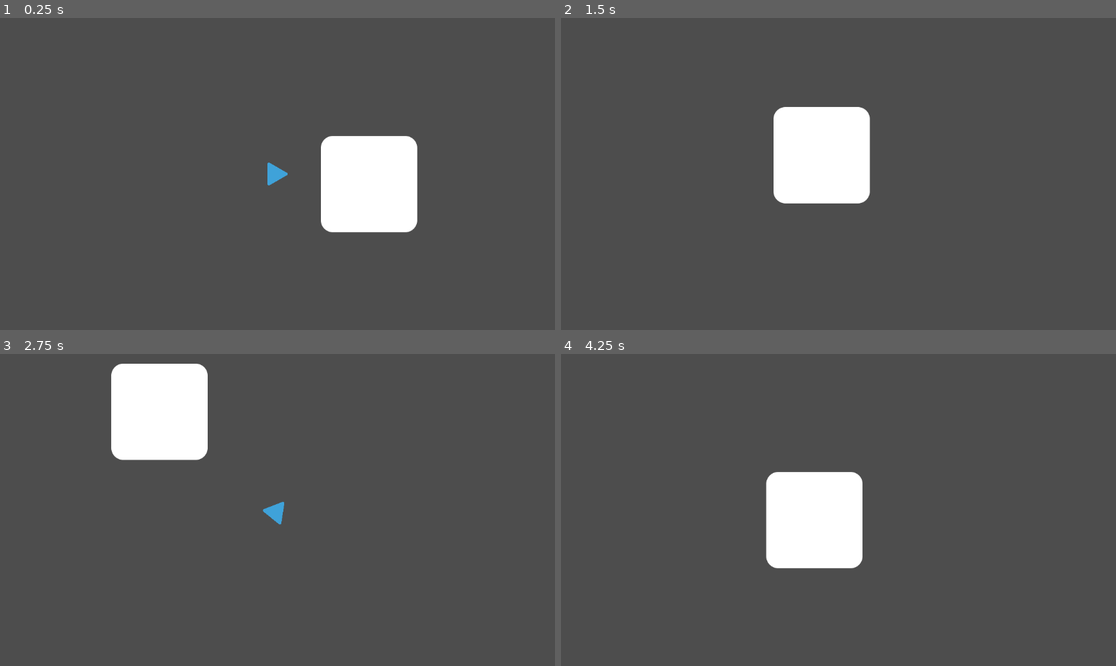
Above: before the commit, frames 1-4 (two rows, left to right).
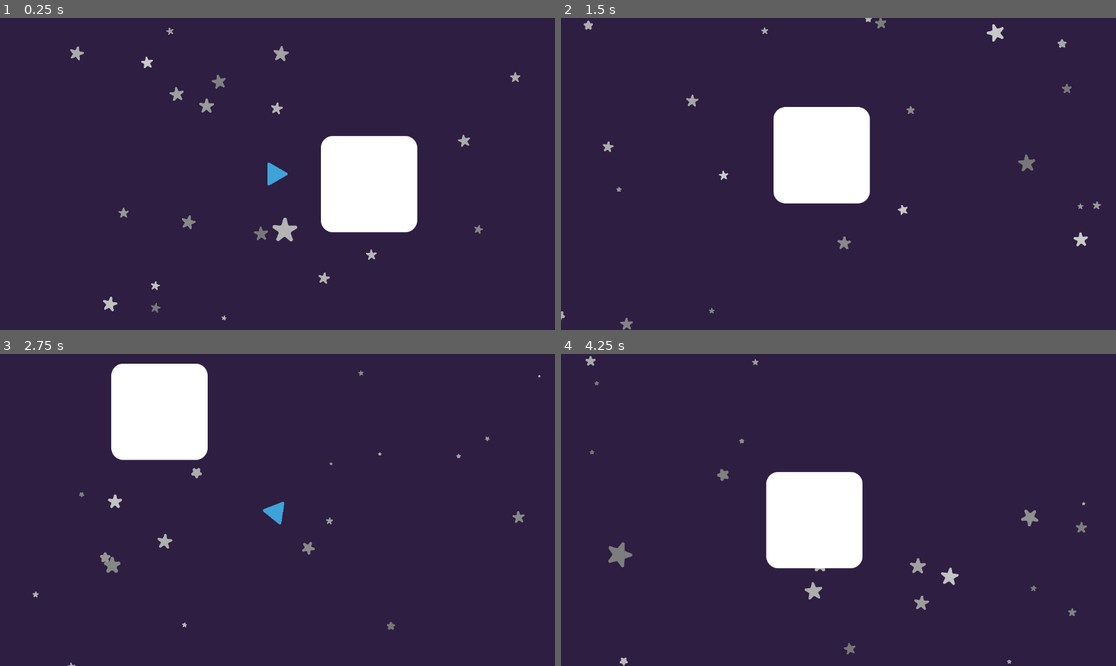
Above: after the commit, the same moments.

Repository: Asreonn/godotSpaceGame
Game: Godot game, scene res://Scenes/game.tscn
Same seed, same stepped clock (60 frames per second), same inputs: the game is played once before the commit and once after it.
Inputs (mouse positions are in pixels of both pictures, inside the frame that each line leads up to):
- Up to frame 1 (0.25 s): no input
- Up to frame 2 (1.5 s): move the mouse to (960, 158) at 0.52 s; hold Right (ui_right) 0.53-1.28 s; move the mouse to (727, 189) at 1.27 s; hold Down (ui_down) from 1.28 s (still down)
- Up to frame 3 (2.75 s): move the mouse to (333, 441) at 2.02 s; release Down (ui_down) at 2.03 s; hold Right (ui_right) from 2.03 s (still down)
- Up to frame 4 (4.25 s): move the mouse to (810, 572) at 2.77 s; release Right (ui_right) at 2.78 s; hold Up (ui_up) 2.78-3.53 s; move the mouse to (1005, 556) at 3.52 s; hold Left (ui_left) from 3.53 s (still down)

The runs differ from the first frame. In frame 1, 95% of the frame differs, in the area x 0-100%, y 0-100%; in frame 2, 95%; in frame 3, 95%; in frame 4, 95%.

Commit message:
Add parallax starfield background
Provides animated star sprites with layered parallax and a deep-space backdrop around the player.

Diff:
--- a/Scenes/game.tscn
+++ b/Scenes/game.tscn
@@ -2,8 +2,34 @@
 
 [ext_resource type="PackedScene" uid="uid://bon0pgrw321t6" path="res://Scenes/player.tscn" id="1_ebmjs"]
 [ext_resource type="Texture2D" uid="uid://bmt5drg52b1y4" path="res://Assets/Rectangle 30.png" id="2_qxrlw"]
+[ext_resource type="Script" uid="uid://cdj0v7hdbvhdu" path="res://Scripts/star_field.gd" id="3_starfield"]
 
 [node name="Game" type="Node2D" unique_id=1416389338]
+
+[node name="StarField" type="ParallaxBackground" parent="." unique_id=1405674122]
+layer = -1
+script = ExtResource("3_starfield")
+player_path = NodePath("../Player")
+
+[node name="BackgroundColor" type="ColorRect" parent="StarField" unique_id=1681320822]
+z_index = -10
+anchors_preset = 15
+anchor_right = 1.0
+anchor_bottom = 1.0
+mouse_filter = 2
+color = Color(0.18, 0.12, 0.26, 1)
+
+[node name="LayerFar" type="ParallaxLayer" parent="StarField" unique_id=868756702]
+
+[node name="Stars" type="Node2D" parent="StarField/LayerFar" unique_id=1191359745]
+
+[node name="LayerMid" type="ParallaxLayer" parent="StarField" unique_id=442154733]
+
+[node name="Stars" type="Node2D" parent="StarField/LayerMid" unique_id=224985786]
+
+[node name="LayerNear" type="ParallaxLayer" parent="StarField" unique_id=1884976300]
+
+[node name="Stars" type="Node2D" parent="StarField/LayerNear" unique_id=1319291342]
 
 [node name="Player" parent="." unique_id=1817178464 instance=ExtResource("1_ebmjs")]
 
--- /dev/null
+++ b/Scripts/star_field.gd
@@ -0,0 +1,144 @@
+extends ParallaxBackground
+
+const StarTwinkle = preload("res://Scripts/star_twinkle.gd")
+
+@export var spawn_rect_size := Vector2(2400, 1400)
+@export var layer_counts := PackedInt32Array([45, 30, 20])
+@export var layer_motion_scales: Array[Vector2] = [
+	Vector2(0.2, 0.2),
+	Vector2(0.45, 0.45),
+	Vector2(0.7, 0.7)
+]
+@export var layer_scale_ranges: Array[Vector2] = [
+	Vector2(0.15, 0.35),
+	Vector2(0.25, 0.55),
+	Vector2(0.4, 0.8)
+]
+@export var twinkle_speed_range := Vector2(1.6, 2.4)
+@export var rotation_speed_range := Vector2(-1.2, 1.2)
+@export var brightness_range := Vector2(0.45, 0.8)
+@export var seed := 0
+@export var use_player_center := true
+@export var player_path: NodePath
+@export var star_texture: Texture2D = preload("res://Assets/Background/Star.png")
+
+var _rng := RandomNumberGenerator.new()
+var _rect_size := Vector2.ZERO
+
+func _ready() -> void:
+	if seed != 0:
+		_rng.seed = seed
+	else:
+		_rng.randomize()
+
+	_rect_size = _get_rect_size()
+	var center := _get_spawn_center()
+	if star_texture == null:
+		star_texture = preload("res://Assets/Background/Star.png")
+
+	var layers := _get_layers()
+	for i in range(layers.size()):
+		var layer := layers[i]
+		layer.motion_scale = _get_motion_scale(i)
+		layer.motion_mirroring = _rect_size
+		var container := _get_or_create_container(layer)
+		_spawn_stars(container, _rect_size, center, _get_layer_count(i), _get_scale_range(i), layer.motion_scale)
+
+func _get_layers() -> Array[ParallaxLayer]:
+	var layers: Array[ParallaxLayer] = []
+	for child in get_children():
+		if child is ParallaxLayer:
+			layers.append(child)
+	return layers
+
+func _get_rect_size() -> Vector2:
+	if spawn_rect_size.x > 0.0 and spawn_rect_size.y > 0.0:
+		return spawn_rect_size
+	var viewport := get_viewport()
+	if viewport == null:
+		return Vector2(2400, 1400)
+	return viewport.get_visible_rect().size * 2.0
+
+func _get_spawn_center() -> Vector2:
+	if not use_player_center:
+		return Vector2.ZERO
+	if player_path == NodePath():
+		return Vector2.ZERO
+	var player := get_node_or_null(player_path)
+	if player is Node2D:
+		return (player as Node2D).global_position
+	return Vector2.ZERO
+
+func _get_layer_count(index: int) -> int:
+	if layer_counts.size() == 0:
+		return 0
+	if index < layer_counts.size():
+		return layer_counts[index]
+	return layer_counts[layer_counts.size() - 1]
+
+func _get_motion_scale(index: int) -> Vector2:
+	if layer_motion_scales.size() == 0:
+		return Vector2(0.5, 0.5)
+	if index < layer_motion_scales.size():
+		return layer_motion_scales[index]
+	return layer_motion_scales[layer_motion_scales.size() - 1]
+
+func _get_scale_range(index: int) -> Vector2:
+	if layer_scale_ranges.size() == 0:
+		return Vector2(0.3, 0.6)
+	if index < layer_scale_ranges.size():
+		return layer_scale_ranges[index]
+	return layer_scale_ranges[layer_scale_ranges.size() - 1]
+
+func _get_or_create_container(layer: ParallaxLayer) -> Node2D:
+	var container := layer.get_node_or_null("Stars")
+	if container is Node2D:
+		return container as Node2D
+	container = Node2D.new()
+	container.name = "Stars"
+	layer.add_child(container)
+	return container
+
+func _spawn_stars(
+		container: Node2D,
+		rect_size: Vector2,
+		center: Vector2,
+		count: int,
+		scale_range: Vector2,
+		motion_scale: Vector2
+	) -> void:
+	for i in range(count):
+		_spawn_star(container, rect_size, center, scale_range, motion_scale)
+
+func _spawn_star(
+		container: Node2D,
+		rect_size: Vector2,
+		center: Vector2,
+		scale_range: Vector2,
+		motion_scale: Vector2
+	) -> void:
+	var spawn_center := center
+	if use_player_center:
+		spawn_center = Vector2(center.x * motion_scale.x, center.y * motion_scale.y)
+	var star := StarTwinkle.new()
+	star.centered = true
+	star.position = spawn_center + Vector2(
+		_rng.randf_range(-rect_size.x * 0.5, rect_size.x * 0.5),
+		_rng.randf_range(-rect_size.y * 0.5, rect_size.y * 0.5)
+	)
+
+	var base_scale := _rng.randf_range(scale_range.x, scale_range.y)
+	var twinkle_speed := _rng.randf_range(twinkle_speed_range.x, twinkle_speed_range.y)
+	var rotation_speed := _rng.randf_range(rotation_speed_range.x, rotation_speed_range.y)
+	star.setup(star_texture, base_scale, twinkle_speed, rotation_speed)
+
+	var brightness := _rng.randf_range(brightness_range.x, brightness_range.y)
+	star.modulate = Color(brightness, brightness, brightness, 1.0)
+	container.add_child(star)
+	star.loop_completed.connect(_on_star_loop_completed.bind(container, scale_range, motion_scale))
+
+func _on_star_loop_completed(star: Node, container: Node2D, scale_range: Vector2, motion_scale: Vector2) -> void:
+	if not is_instance_valid(container):
+		return
+	var center := _get_spawn_center()
+	_spawn_star(container, _rect_size, center, scale_range, motion_scale)
--- /dev/null
+++ b/Scripts/star_twinkle.gd
@@ -0,0 +1,90 @@
+extends AnimatedSprite2D
+
+const ANIM_NAME := &"twinkle"
+const FRAME_COUNT := 13
+const BASE_FPS := 18.0
+
+static var frames_cache: Dictionary = {}
+
+signal loop_completed(star: Node)
+
+var base_scale := 1.0
+var twinkle_speed := 1.0
+var rotation_speed := 0.0
+var frame_index := FRAME_COUNT - 1
+var frame_dir := -1
+var frame_accum := 0.0
+var retiring := false
+
+func setup(
+		texture: Texture2D,
+		base_scale_value: float,
+		twinkle_speed_value: float,
+		rotation_speed_value: float
+	) -> void:
+	base_scale = base_scale_value * 0.5
+	twinkle_speed = twinkle_speed_value
+	rotation_speed = rotation_speed_value
+	_ensure_frames(texture)
+	animation = ANIM_NAME
+	stop()
+	frame_index = FRAME_COUNT - 1
+	frame_dir = -1
+	frame = frame_index
+	frame_progress = 0.0
+	frame_accum = 0.0
+	scale = Vector2.ONE * base_scale
+	retiring = false
+
+func _process(delta: float) -> void:
+	rotation += rotation_speed * delta
+	_advance_frames(delta)
+
+func _advance_frames(delta: float) -> void:
+	if retiring:
+		return
+	frame_accum += delta * BASE_FPS * twinkle_speed
+	while frame_accum >= 1.0:
+		frame_accum -= 1.0
+		_step_frame()
+
+func _step_frame() -> void:
+	if retiring:
+		return
+	frame_index += frame_dir
+	if frame_index >= FRAME_COUNT - 1:
+		frame_index = FRAME_COUNT - 1
+		frame_dir = -1
+		retiring = true
+		loop_completed.emit(self)
+		queue_free()
+	elif frame_index <= 0:
+		frame_index = 0
+		frame_dir = 1
+	frame = frame_index
+
+func _ensure_frames(texture: Texture2D) -> void:
+	if texture == null:
+		return
+	var key := _get_texture_key(texture)
+	if frames_cache.has(key):
+		sprite_frames = frames_cache[key]
+		return
+	var frames := SpriteFrames.new()
+	frames.add_animation(ANIM_NAME)
+	frames.set_animation_speed(ANIM_NAME, 12.0)
+	frames.set_animation_loop(ANIM_NAME, true)
+	var size := texture.get_size()
+	var frame_height := size.y / float(FRAME_COUNT)
+	for i in range(FRAME_COUNT):
+		var atlas := AtlasTexture.new()
+		atlas.atlas = texture
+		atlas.region = Rect2(0.0, i * frame_height, size.x, frame_height)
+		frames.add_frame(ANIM_NAME, atlas)
+	frames_cache[key] = frames
+	sprite_frames = frames
+
+func _get_texture_key(texture: Texture2D) -> String:
+	if texture.resource_path != "":
+		return texture.resource_path
+	return str(texture.get_instance_id())
Binary file added: Assets/Background/Star.png
Not shown, added: Assets/Background/Star.png.import
Not shown, added: Scripts/star_field.gd.uid
Not shown, added: Scripts/star_twinkle.gd.uid
